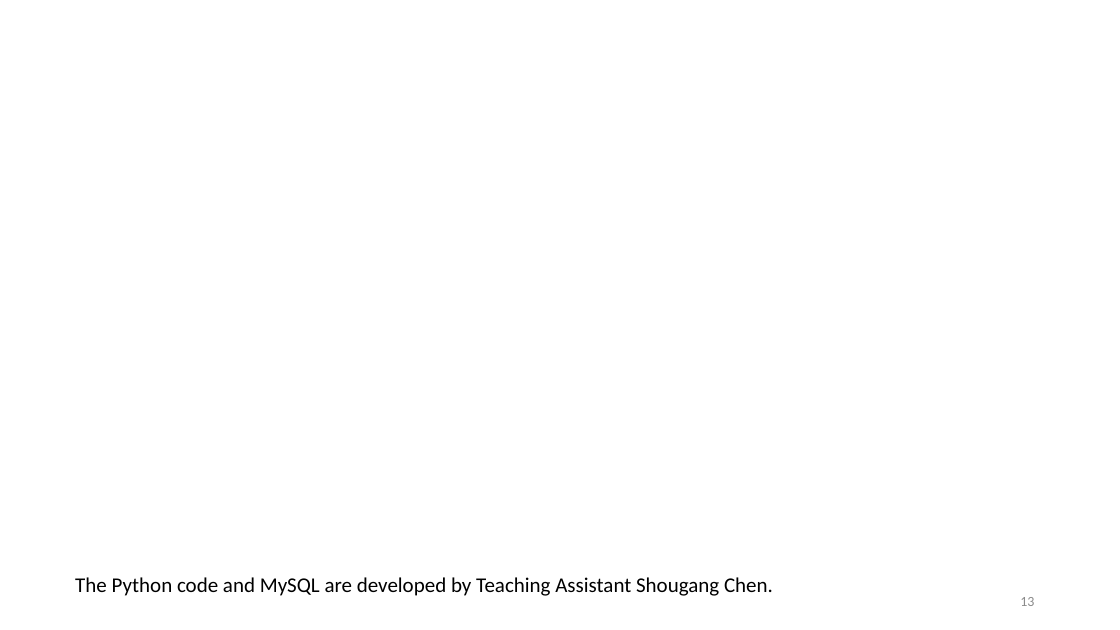
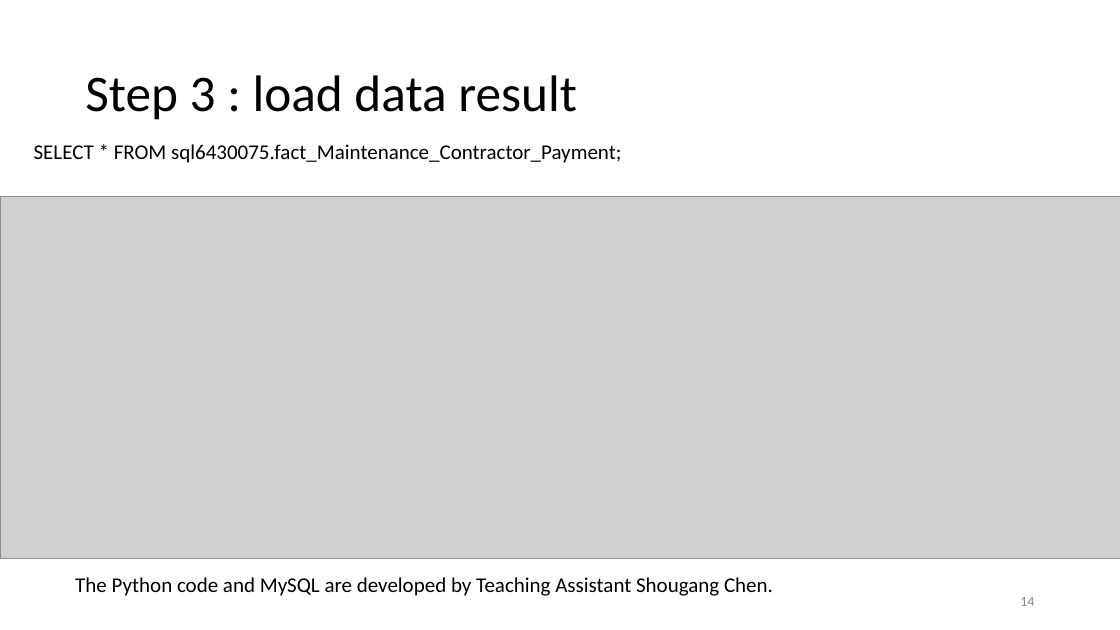
Before and after one commit to chensg/datasystems, a slide deck: slide 14 of doc/41091_etl_example_withScreenshotResults.pptx (slide 13 before the commit). Drawn at 1120x630 pixels with LibreOffice and Linux fonts; fonts in the diff are those of the drawing; grey boxes stand for pictures. Boxes give left, top, right and bottom in pixels: in the first picture for what was removed or moved away, otherwise in the second. Text is boxed around its words. In the diff, an @@ line names an element or a change of style, - is before the commit and + after.

```diff
--- a/doc/41091_etl_example_withScreenshotResults.pptx
+++ b/doc/41091_etl_example_withScreenshotResults.pptx
@@ title added at bbox=[85, 75, 577, 120], 44 pt, text #000000 @@
+Step 3 : load data result
@@ text added at bbox=[34, 144, 621, 163], 18 pt, text #000000 @@
+SELECT * FROM sql6430075.fact_Maintenance_Contractor_Payment;
@@ picture added at bbox=[0, 197, 1120, 559] @@
@@ page number at bbox=[1020, 597, 1034, 606]: text changed @@
-13
+14
```
Also in this commit, not shown: 7 other slides changed, 2 slides added, 1 slide removed, 4 other files.
